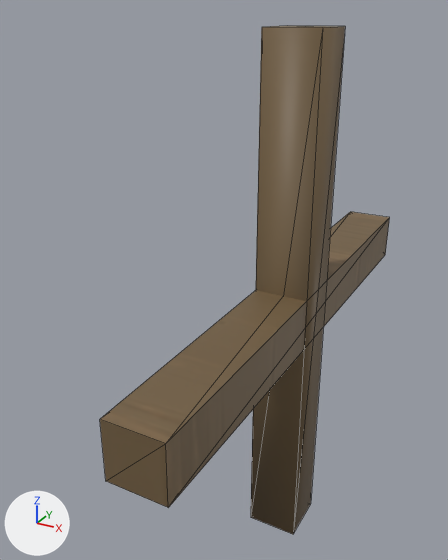
An edit to the FBX model Assets/Stylized_Egypt/Meshes/building/SM_wooden_beam_07.fbx, drawn before and after from the same camera.
Camera for both pictures: a 50 mm camera at (0.805, -1.991, 1.057) aimed at (-0.242, -0.088, 0.105). Lighting does not change. The marker at lower left points along +X, +Y and +Z. Mesh edges are drawn as thin lines. Where no turn or scale is listed for an object, it has been applied to the vertices.

In view in the first picture: 'SM_wooden_beam_07', 'SM_wooden_beam_07_ConvexHulls'.
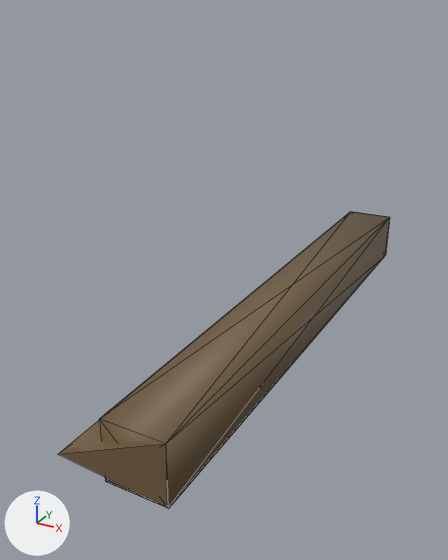
Boxes (x1, y1, x2, y2) around the edits, measured in the pictures (448 x 560 px):
'SM_wooden_beam_07_ConvexHulls', moved, rescaled (207% wider, 41% shorter): before (251, 26, 345, 534); after (99, 211, 390, 508)
'SM_wooden_beam_07_LOD1', added (brown): after (59, 421, 167, 507)
'SM_wooden_beam_07', unchanged, covered by the edit: before (100, 212, 390, 508)

The change in detail:
Mesh me_sm_wooden_beam_07_001 is new.
It has 7 vertices, 10 faces and spans x -0.19..0.1, y -1.07..1.0, z -0.1..0.1.
It uses material mat_mi_building_wood_03_inst (picture img_t_wood_01_basecolor_png).
In object 'SM_wooden_beam_07_ConvexHulls' (ob_sm_wooden_beam_07_convexhulls), parent is now set to ob_sm_wooden_beam_07_33.
Object 'SM_wooden_beam_07_ConvexHulls' (ob_sm_wooden_beam_07_convexhulls) is rescaled from (0.01, 0.01, 0.01) to (1.0, 1.0, 1.0).
Object 'SM_wooden_beam_07_33' (ob_sm_wooden_beam_07_33) is new.
Its location is (0.0, 0.0, 0.0).
Its rotation in degrees is (90, 0, 0).
Its scale is (0.01, 0.01, 0.01).
Object 'SM_wooden_beam_07_LOD1' (ob_sm_wooden_beam_07_lod1) is new; it shows me_sm_wooden_beam_07_001.
Its location is (0.0, 0.0, 0.0).
